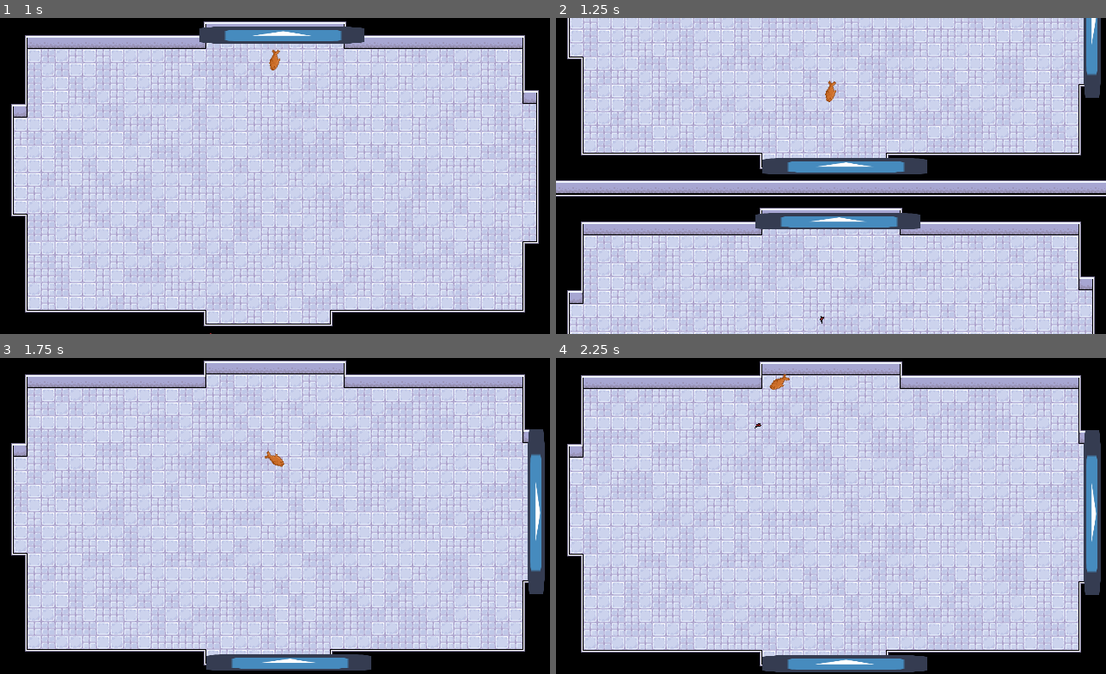
Above: before the commit, frames 1-4 (two rows, left to right).
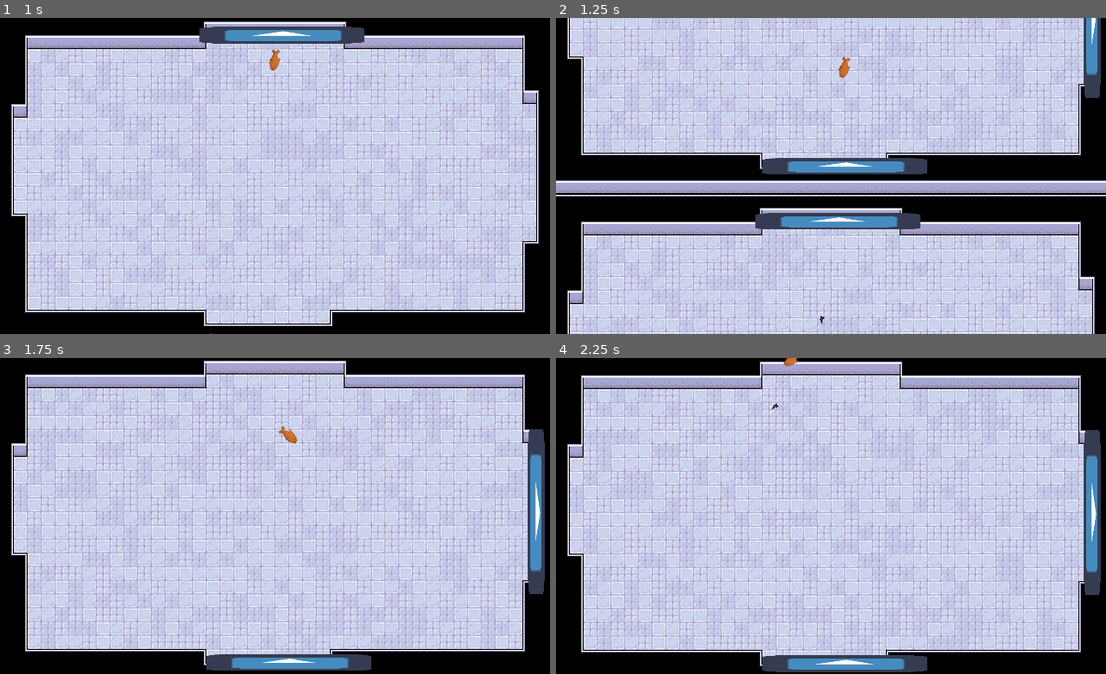
Above: after the commit, the same moments.

Repository: Geminimax/BugJam
Game: Godot game, scene res://Scenes/LevelManager.tscn
The game is run twice, just before and just after one commit, with the same random seed, the same clock (stepped at 60 frames per second) and the same inputs. This scene is started directly instead of the project's main scene. The engine's default icon, where the game draws it, is replaced by a stand-in: a white triangle on a blue panel in a dark square.
Inputs (mouse positions are in pixels of both pictures, inside the frame that each line leads up to):
- Up to frame 1 (1 s): tap Enter at 0.5 s; move the mouse to (247, 239) at 0.52 s; press the mouse at (247, 239) at 0.53 s; hold W (move_up) from 0.53 s (still down)
- Up to frame 2 (1.25 s): keep holding W (move_up)
- Up to frame 3 (1.75 s): keep holding W (move_up); move the mouse to (440, 563) at 1.27 s; release the mouse at (440, 563) at 1.28 s; click (440, 563) at 1.35 s
- Up to frame 4 (2.25 s): move the mouse to (666, 468) at 2.02 s; release W (move_up) at 2.03 s; press the mouse at (666, 468) at 2.03 s; hold A (move_left) from 2.03 s (still down)

Frame 1 is identical in both runs. In frame 2, 0.2% of the frame differs, in the area x 48-54%, y 12-27%; in frame 3, 0.2%, in the area x 48-55%, y 21-35%; in frame 4, 0.2%.

Commit message:
Update how player position is calculated when changing rooms

Diff:
--- a/Scenes/LevelGenerator.gd
+++ b/Scenes/LevelGenerator.gd
@@ -6,6 +6,7 @@
 var current_room_count = 0
 var rooms = []
 var level_matrix = []
+var room_instances = {}
 
 var directions = [Vector2.RIGHT, Vector2.LEFT, Vector2.UP, Vector2.DOWN]
 
@@ -39,6 +40,7 @@
     for room in rooms:
         var room_layout = room_layouts[randi()%room_layouts.size()]
         var room_inst = room_layout.instance()
+        room_instances[room] = room_inst
         object.add_child(room_inst)
         room_inst.global_position = room * (room_size + room_separation)
         directions = [Vector2.UP, Vector2.DOWN, Vector2.LEFT, Vector2.RIGHT]
@@ -53,3 +55,6 @@
 
 func is_valid(vector, matrix_size):
     return (vector.x < matrix_size and vector.x >= 0 and vector.y < matrix_size and vector.y >= 0)
+
+func get_room_inst(room):
+    return room_instances[room]
--- a/Scenes/LevelManager.gd
+++ b/Scenes/LevelManager.gd
@@ -5,7 +5,7 @@
 
 var room_size = Vector2(640, 368)
 var room_separation = Vector2(32,32)
-const PositionOffset = {CENTER = Vector2(320, 180), NORTH = Vector2(320, 40), SOUTH = Vector2(320, 320), WEST = Vector2(40, 180), EAST = Vector2(600, 180)}
+const PositionOffset = {CENTER = Vector2(320, 180), NORTH = Vector2(0, 60), SOUTH = Vector2(0, -60), WEST = Vector2(60, 0), EAST = Vector2(-60, 0)}
 
 onready var level_generator = $LevelGenerator
 onready var camera = $Camera
@@ -23,10 +23,26 @@
 func instantiate_player():
     player_inst = player_scene.instance()
     add_child(player_inst)
-    set_player_position(current_room, PositionOffset.CENTER)
+    set_player_position(current_room)
 
-func set_player_position(room, offset):
-    player_inst.body.global_position = get_room_position(room) + offset
+func set_player_position(room, pos=null):
+    var room_inst = level_generator.get_room_inst(room)
+    var door_position
+    match pos:
+        Vector2.UP:
+            door_position = room_inst.get_node("Doors/North").global_position
+            player_inst.body.global_position = door_position + PositionOffset.NORTH
+        Vector2.DOWN:
+            door_position = room_inst.get_node("Doors/South").global_position
+            player_inst.body.global_position = door_position + PositionOffset.SOUTH
+        Vector2.LEFT:
+            door_position = room_inst.get_node("Doors/West").global_position
+            player_inst.body.global_position = door_position + PositionOffset.WEST
+        Vector2.RIGHT:
+            door_position = room_inst.get_node("Doors/East").global_position
+            player_inst.body.global_position = door_position + PositionOffset.EAST
+        _:
+            player_inst.body.global_position = get_room_position(room) + PositionOffset.CENTER
 
 func get_room_position(room):
     return room * (room_size + room_separation)
@@ -36,12 +52,12 @@
     camera.move(get_room_position(current_room) + PositionOffset.CENTER)
     match dir:
         Vector2.UP:
-            set_player_position(current_room, PositionOffset.SOUTH)
+            set_player_position(current_room, Vector2.DOWN)
         Vector2.DOWN:
-            set_player_position(current_room, PositionOffset.NORTH)
+            set_player_position(current_room, Vector2.UP)
         Vector2.LEFT:
-            set_player_position(current_room, PositionOffset.EAST)
+            set_player_position(current_room, Vector2.RIGHT)
         Vector2.RIGHT:
-            set_player_position(current_room, PositionOffset.WEST)
+            set_player_position(current_room, Vector2.LEFT)
         _:
-            set_player_position(current_room, PositionOffset.CENTER)
+            set_player_position(current_room)
